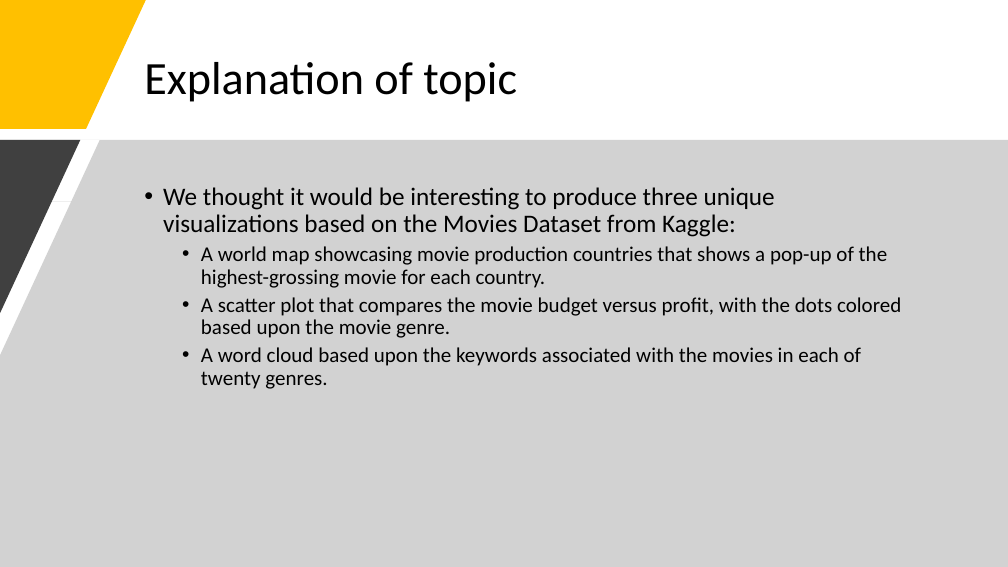
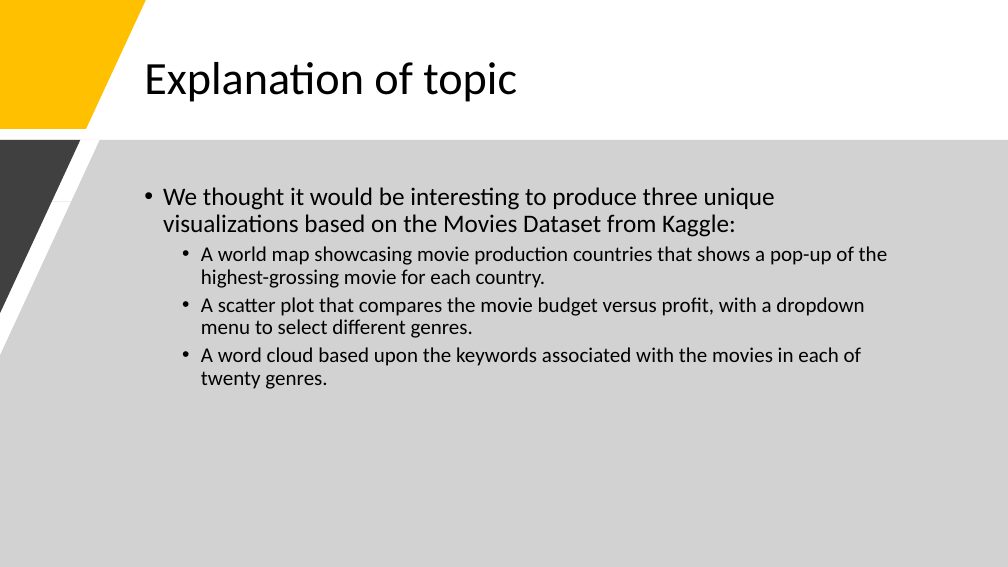
Before and after one commit to eliot1335/Interactive-Movie-Maps, a slide deck: slide 2 of Project_2_Presentation.pptx. Drawn at 1008x567 pixels with LibreOffice and Linux fonts; fonts in the diff are those of the drawing. Boxes give left, top, right and bottom in pixels: in the first picture for what was removed or moved away, otherwise in the second. Text is boxed around its words. In the diff, an @@ line names an element or a change of style, - is before the commit and + after.

Commit message:
edit presentation deck

```diff
--- a/Project_2_Presentation.pptx
+++ b/Project_2_Presentation.pptx
@@ text at (201, 297, 864, 338): text changed @@
-  • A scatter plot that compares the movie budget versus profit, with the dots colored based upon the movie genre.
+  • A scatter plot that compares the movie budget versus profit, with a dropdown menu to select different genres.
```
Also in this commit, not shown: 1 slide added.
